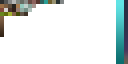
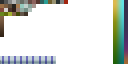
Revision of a layered 128 × 64 image; what changed, layer by layer:
added layer "Layer 5" (multiply) above "Group 1" over [left=0, top=59, right=56, bottom=64]
added group "Group 1" with 1 layers above "Layer 4" over [left=113, top=0, right=122, bottom=64]
added layer "Layer 6" in group "Group 1" over [left=113, top=0, right=122, bottom=64]
renamed "Layer 2" to "Layer 4", painted on it over [left=0, top=0, right=120, bottom=64]
painted on "Layer 0" over [left=64, top=0, right=68, bottom=4]
